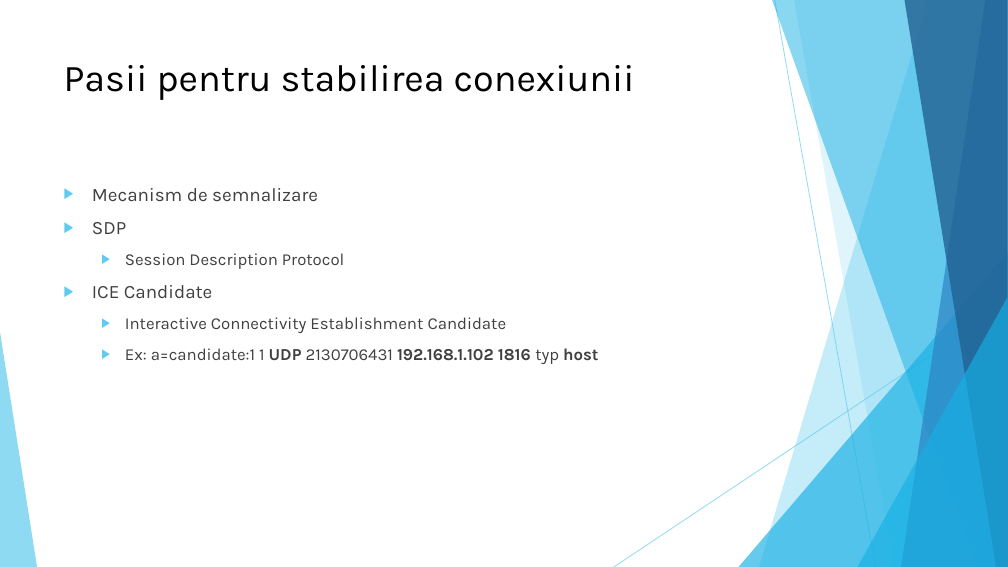
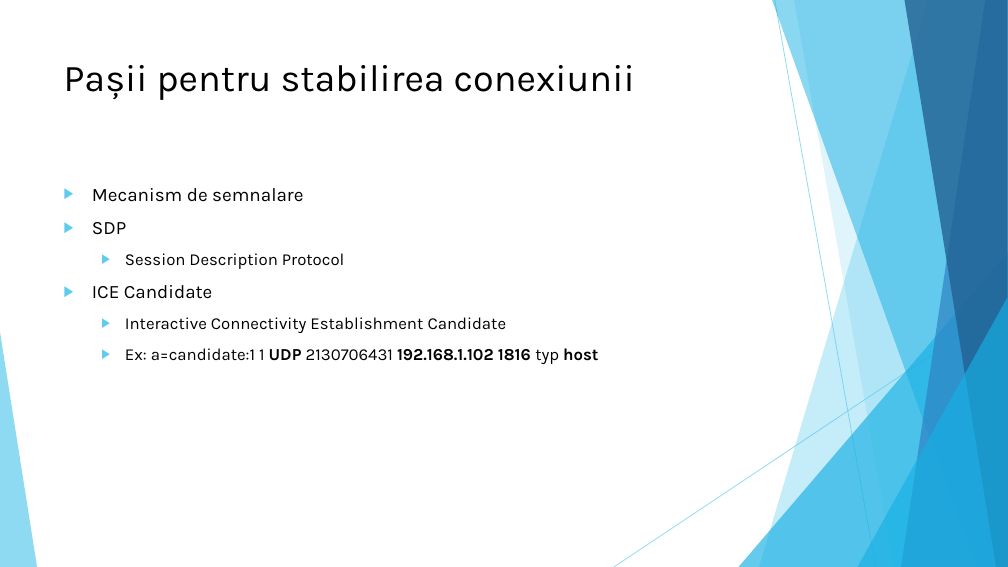
Before and after one commit to Arctigor/webrtc, a slide deck: slide 19 of documentation_ro/licenta_prezentare.pptx. Drawn at 1008x567 pixels with LibreOffice and Linux fonts; fonts in the diff are those of the drawing. Boxes give left, top, right and bottom in pixels: in the first picture for what was removed or moved away, otherwise in the second. Text is boxed around its words. In the diff, an @@ line names an element or a change of style, - is before the commit and + after.

```diff
--- a/documentation_ro/licenta_prezentare.pptx
+++ b/documentation_ro/licenta_prezentare.pptx
@@ title at (x1=64, y1=65, x2=635, y2=100): text changed @@
-Pasii pentru stabilirea conexiunii
+Pașii pentru stabilirea conexiunii
@@ text at (x1=92, y1=188, x2=303, y2=202): text changed; text colour #404040 to #000000 @@
-▶ Mecanism de semnalizare
+▶ Mecanism de semnalare
@@ text at (x1=92, y1=222, x2=598, y2=364): text colour #404040 to #000000 in "SDP", "Session Description Protocol", "ICE Candidate", "Interactive Connectivity Establishment Candidate" and 1 more places @@
```
Also in this commit, not shown: 25 other slides changed, 2 other files.
